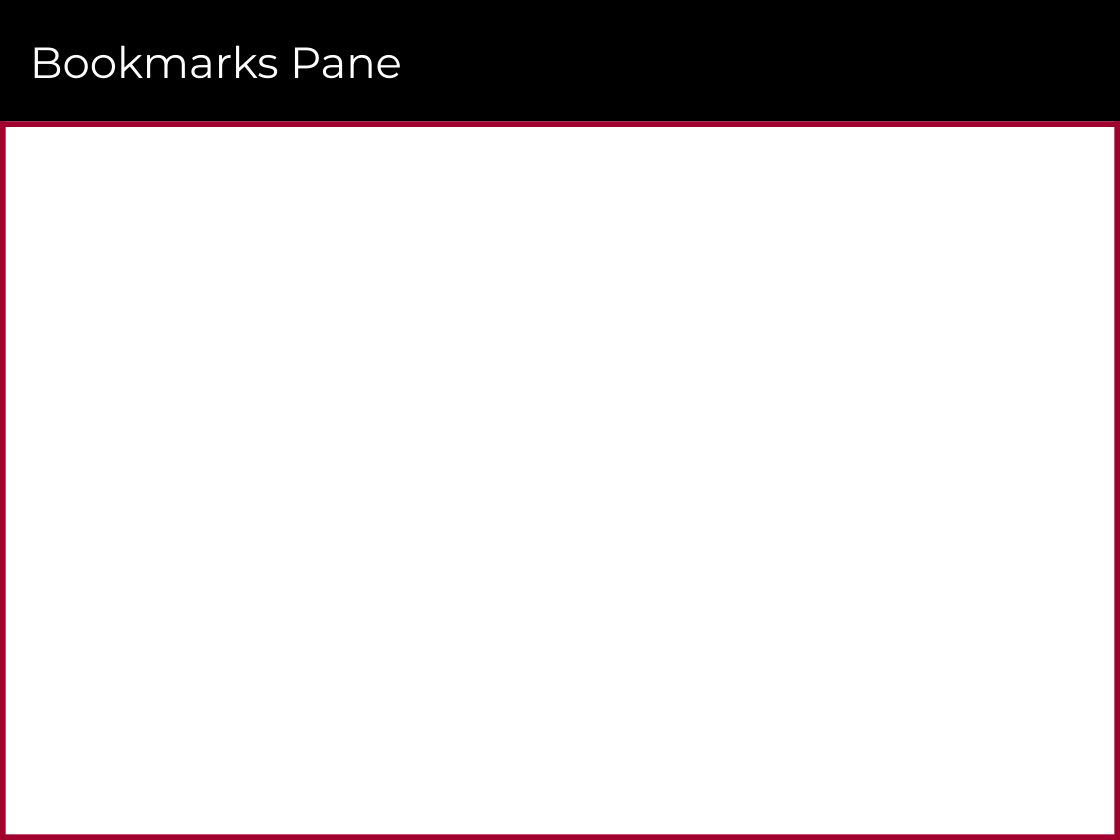
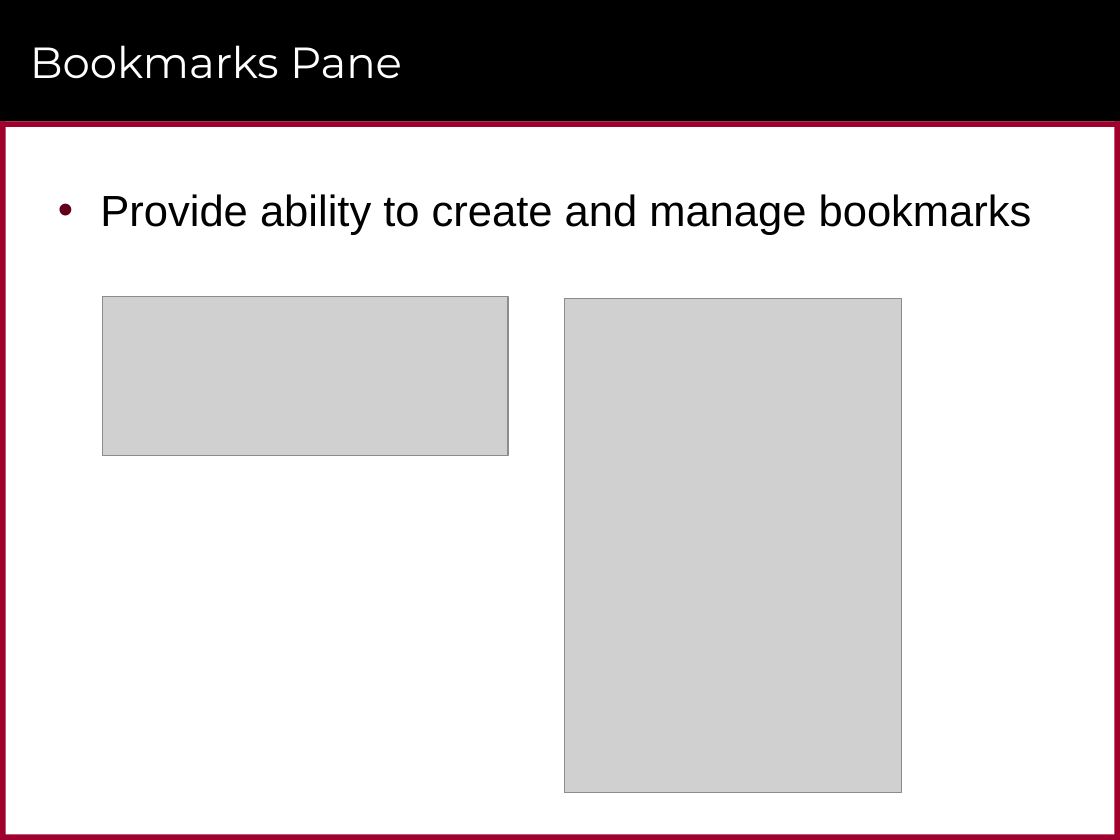
Before and after one commit to CriticalPathTraining/Bookmarks, a slide deck: slide 12 of Bookmarks.pptx (slide 9 before the commit). Drawn at 1120x840 pixels with LibreOffice and Linux fonts; fonts in the diff are those of the drawing; grey boxes stand for pictures; background and template pictures are left out. Boxes give left, top, right and bottom in pixels: in the first picture for what was removed or moved away, otherwise in the second. Text is boxed around its words. In the diff, an @@ line names an element or a change of style, - is before the commit and + after.

```diff
--- a/Bookmarks.pptx
+++ b/Bookmarks.pptx
@@ text added at <box>100,194,1032,235</box>, 28 pt, text #000000 @@
+• Provide ability to create and manage bookmarks
@@ picture added at <box>103,297,508,456</box> @@
@@ picture added at <box>564,299,902,793</box> @@
```
Also in this commit, not shown: 9 other slides changed, 11 slides added, 7 slides removed, 1 other file.
